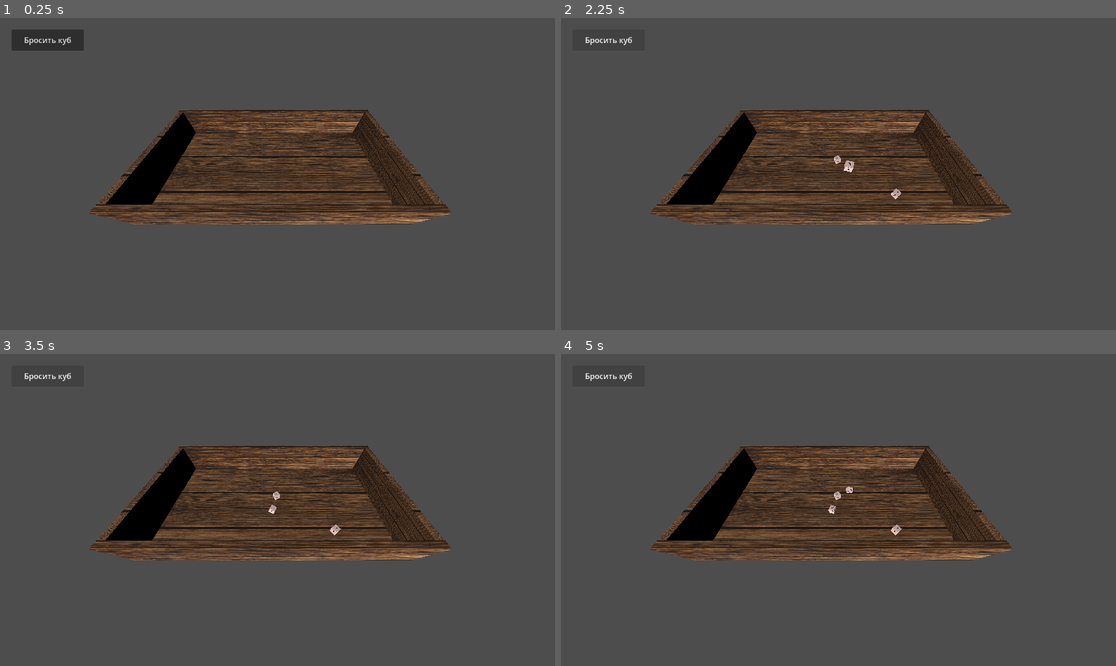
Above: before the commit, frames 1-4 (two rows, left to right).
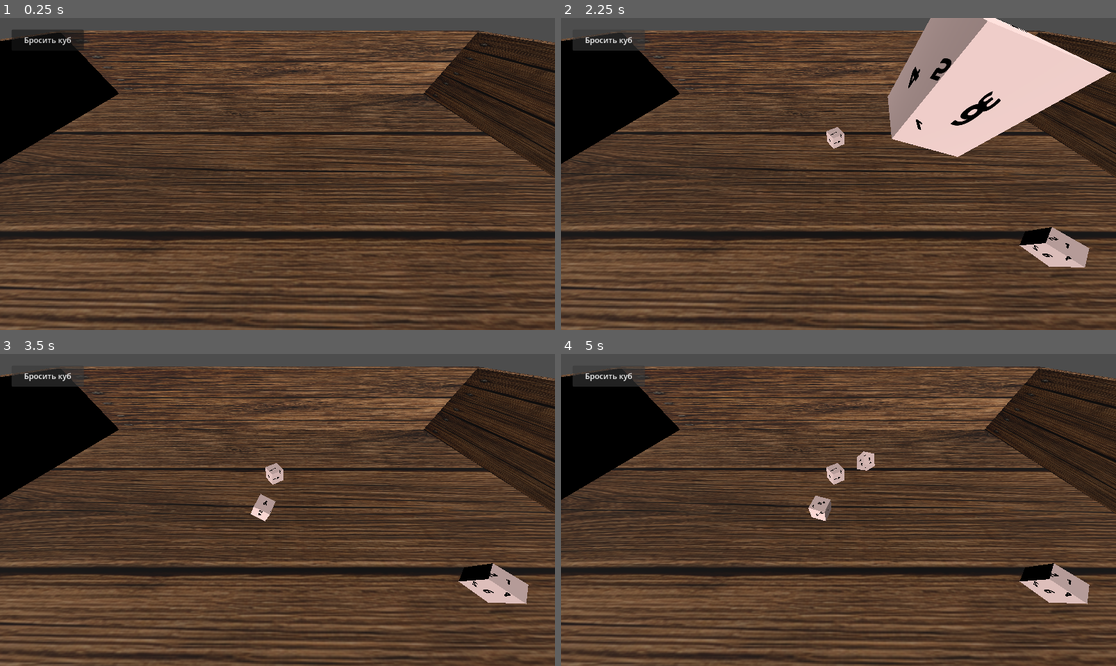
Above: after the commit, the same moments.

Repository: olegbogai-web/dicegame
Game: Godot game, scene res://ui/scenes/board.tscn
Same seed, same stepped clock (60 frames per second), same inputs: the game is played once before the commit and once after it.
Inputs:
- Up to frame 1 (0.25 s): no input
- Up to frame 2 (2.25 s): click "Бросить куб" at 0.5 s; click "Бросить куб" at 1.25 s; click "Бросить куб" at 2 s
- Up to frame 3 (3.5 s): no input
- Up to frame 4 (5 s): tap Enter at 4.25 s

The runs differ from the first frame. In frame 1, 86% of the frame differs, in the area x 0-100%, y 4-100%; in frame 2, 87%, in the area x 0-100%, y 0-100%; in frame 3, 86%; in frame 4, 86%.

Commit message:
добавил коече

Diff:
--- a/ui/scenes/board.tscn
+++ b/ui/scenes/board.tscn
@@ -83,15 +83,15 @@
 mesh = SubResource("BoxMesh_wall_front_back")
 
 [node name="test_camera" type="Camera3D" parent="." unique_id=1142329002]
-transform = Transform3D(1, 0, 0, 0, 0.57357645, 0.81915206, 0, -0.81915206, 0.57357645, 0.15366018, 3.6848695, 3.0254354)
+transform = Transform3D(1, 0, 0, 0, 0.57357645, 0.81915206, 0, -0.81915206, 0.57357645, 0.15366018, 1.3355997, 1.380459)
 fov = 104.06249
 
 [node name="test_Light" type="DirectionalLight3D" parent="." unique_id=76983028]
 transform = Transform3D(0.95406866, 0.19014458, -0.23151249, -0.07741402, 0.90299547, 0.42261827, 0.2894133, -0.38528454, 0.87623954, 0, 0, 0)
 
-[node name="UI" type="CanvasLayer" parent="."]
+[node name="UI" type="CanvasLayer" parent="." unique_id=624995517]
 
-[node name="ThrowDiceButton" type="Button" parent="UI"]
+[node name="ThrowDiceButton" type="Button" parent="UI" unique_id=1059290787]
 unique_name_in_owner = true
 offset_left = 24.0
 offset_top = 24.0
--- a/ui/scripts/board_controller.gd
+++ b/ui/scripts/board_controller.gd
@@ -126,8 +126,8 @@
 
 
 func _random_spawn_position(resolved_size: Vector3, board_center: Vector3, spawn_extents: Vector2) -> Vector3:
-	var allowed_x := max(spawn_extents.x - resolved_size.x * 0.5 - spawn_spacing, 0.0)
-	var allowed_z := max(spawn_extents.y - resolved_size.z * 0.5 - spawn_spacing, 0.0)
+	var allowed_x = max(spawn_extents.x - resolved_size.x * 0.5 - spawn_spacing, 0.0)
+	var allowed_z = max(spawn_extents.y - resolved_size.z * 0.5 - spawn_spacing, 0.0)
 	return Vector3(
 		board_center.x + _rng.randf_range(-allowed_x, allowed_x),
 		base_spawn_height + _rng.randf_range(0.0, spawn_height_variation),
Not shown, added: content/dice/dice_throw_request.gd.uid
Not shown: 1 places in ui/scenes/board.tscn that only renumber resources
Not shown, added: ui/scripts/board_controller.gd.uid
